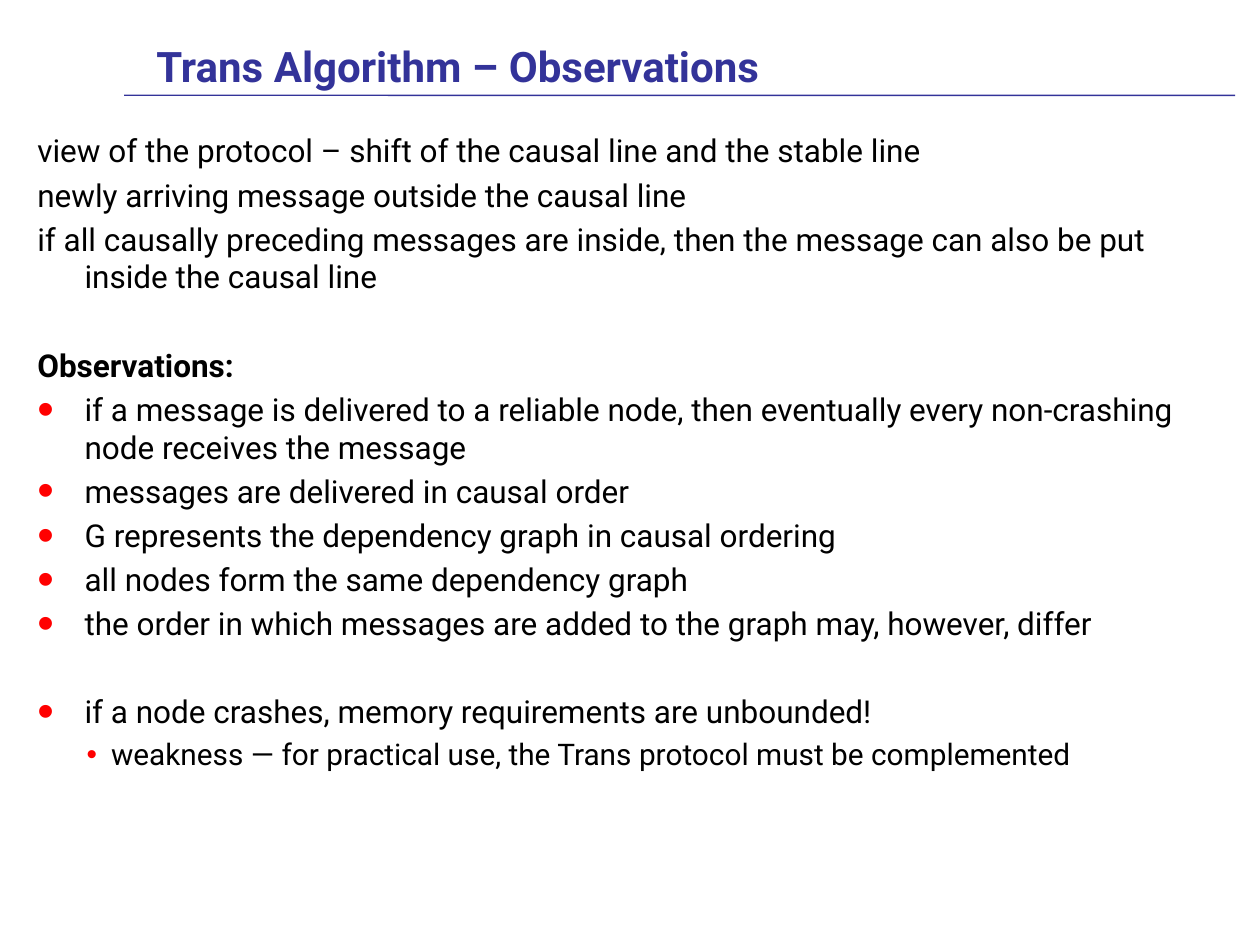
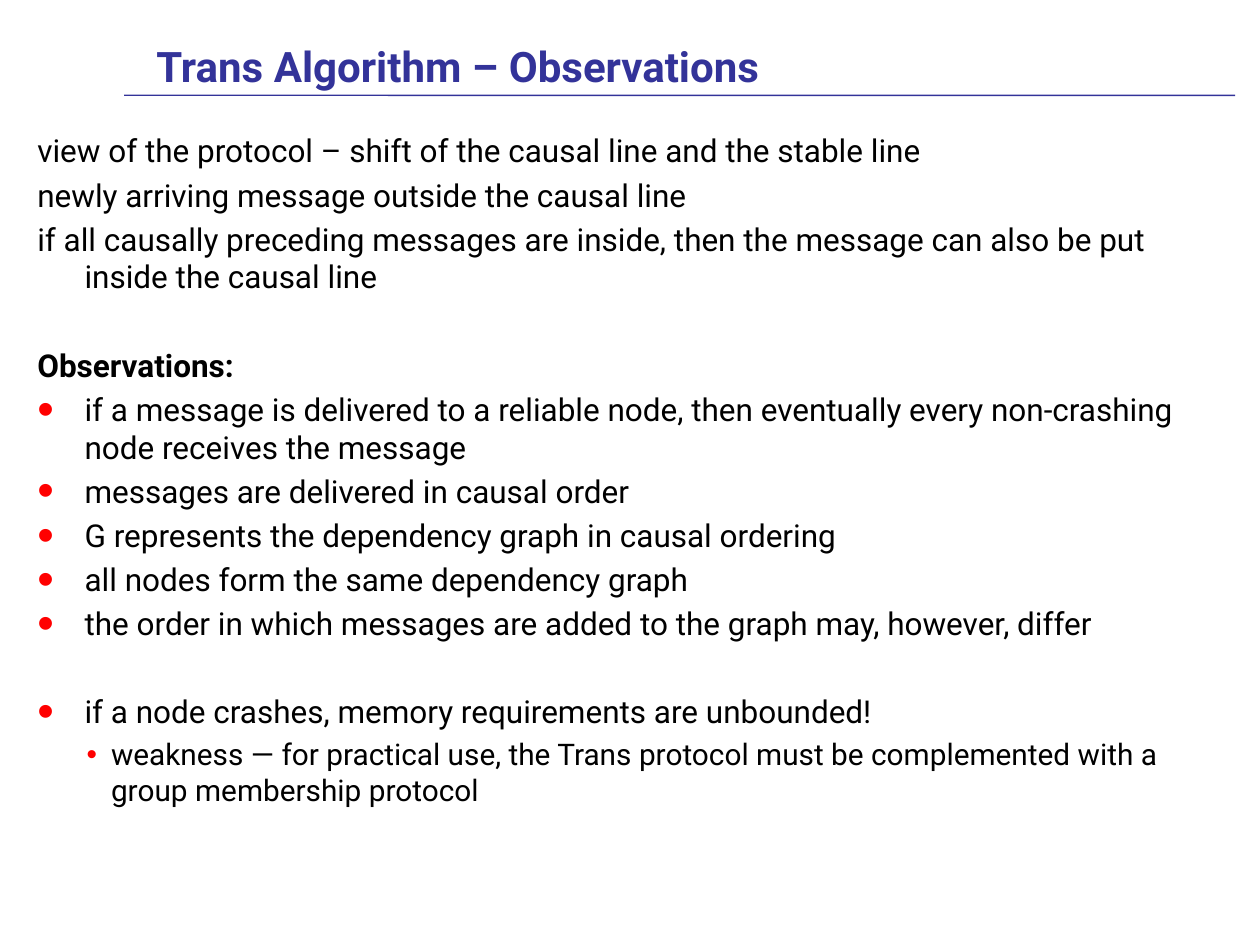
Before and after one commit to fan1x/fan1x.github.io, a slide deck: slide 93 of data/2025-26/pds/PDS-en.pptx. Drawn at 1260x945 pixels with LibreOffice and Linux fonts; fonts in the diff are those of the drawing. Boxes give left, top, right and bottom in pixels: in the first picture for what was removed or moved away, otherwise in the second. Text is boxed around its words. In the diff, an @@ line names an element or a change of style, - is before the commit and + after.

```diff
--- a/data/2025-26/pds/PDS-en.pptx
+++ b/data/2025-26/pds/PDS-en.pptx
@@ text at (111, 742, 1157, 808): text changed @@
-  • weakness — for practical use, the Trans protocol must be complemented
+  • weakness — for practical use, the Trans protocol must be complemented with a group membership protocol
```
Also in this commit, not shown: 9 other slides changed, 1 slide added, 1 other file.
